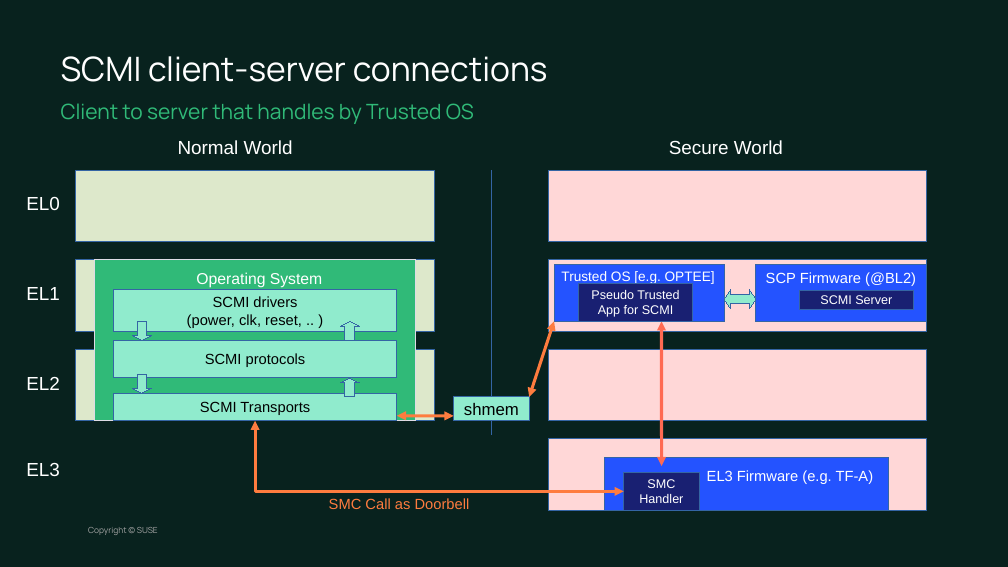
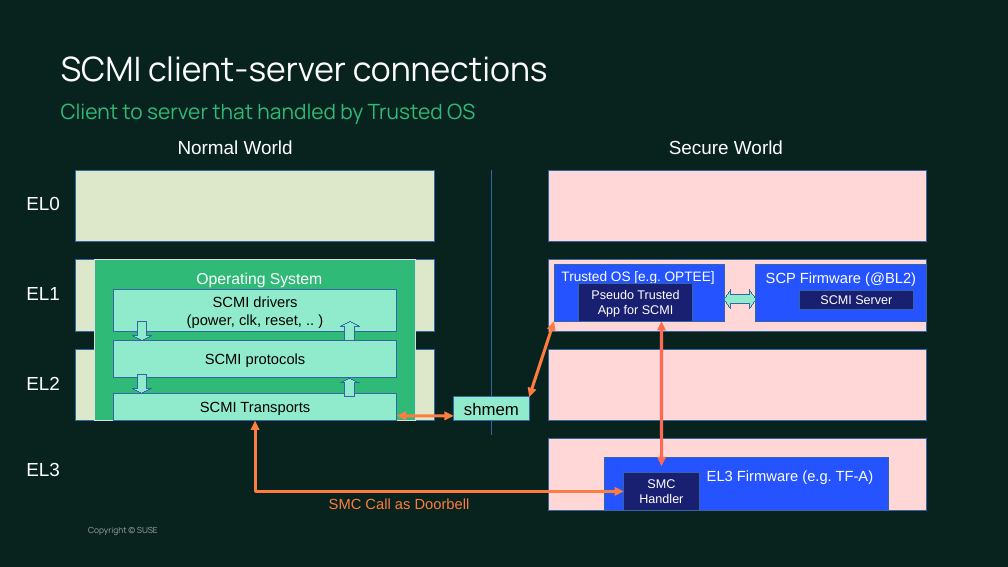
Before and after one commit to chesterlintw/conf-docs, a slide deck: slide 9 of suse-lab-conf/2023/SCMI.odp. Drawn at 1008x567 pixels with LibreOffice and Linux fonts; fonts in the diff are those of the drawing; background and template pictures are left out. Boxes give left, top, right and bottom in pixels: in the first picture for what was removed or moved away, otherwise in the second. Text is boxed around its words. In the diff, an @@ line names an element or a change of style, - is before the commit and + after.

```diff
--- a/suse-lab-conf/2023/SCMI.odp
+++ b/suse-lab-conf/2023/SCMI.odp
@@ text at (61,103,475,124): text changed @@
-Client to server that handles by Trusted OS
+Client to server that handled by Trusted OS
```
Also in this commit, not shown: 1 other slide changed.
